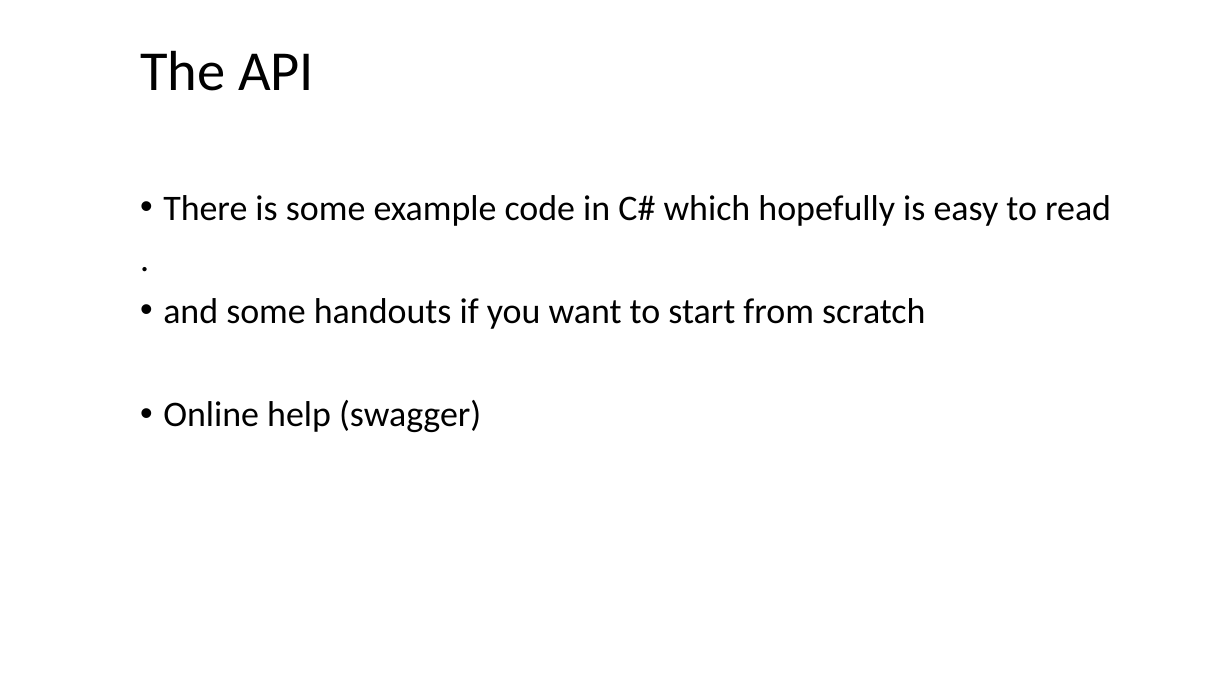
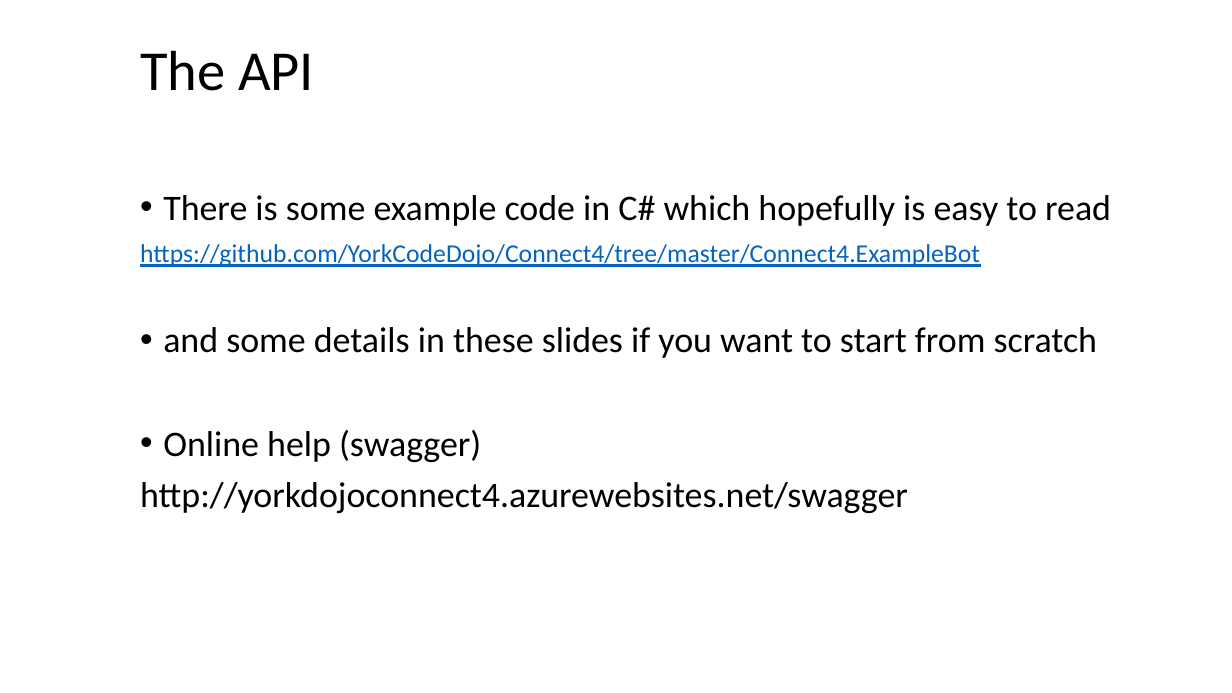
Before and after one commit to YorkCodeDojo/Connect4, a slide deck: slide 5 of Connect4.pptx. Drawn at 1232x693 pixels with LibreOffice and Linux fonts; fonts in the diff are those of the drawing; background and template pictures are left out. Boxes give left, top, right and bottom in pixels: in the first picture for what was removed or moved away, otherwise in the second. Text is boxed around its words. In the diff, an @@ line names an element or a change of style, - is before the commit and + after.

```diff
--- a/Connect4.pptx
+++ b/Connect4.pptx
@@ text at <box>140,244,1098,358</box>: text changed; size 28 to 20 pt; text colour #000000 to #0563C1 @@
-.
-• and some handouts if you want to start from scratch
+https://github.com/YorkCodeDojo/Connect4/tree/master/Connect4.ExampleBot
+• and some details in these slides if you want to start from scratch
@@ text at <box>140,482,908,513</box>: paragraph added @@
+http://yorkdojoconnect4.azurewebsites.net/swagger
```
Also in this commit, not shown: 3 other slides changed, 8 slides added, 6 other files.
